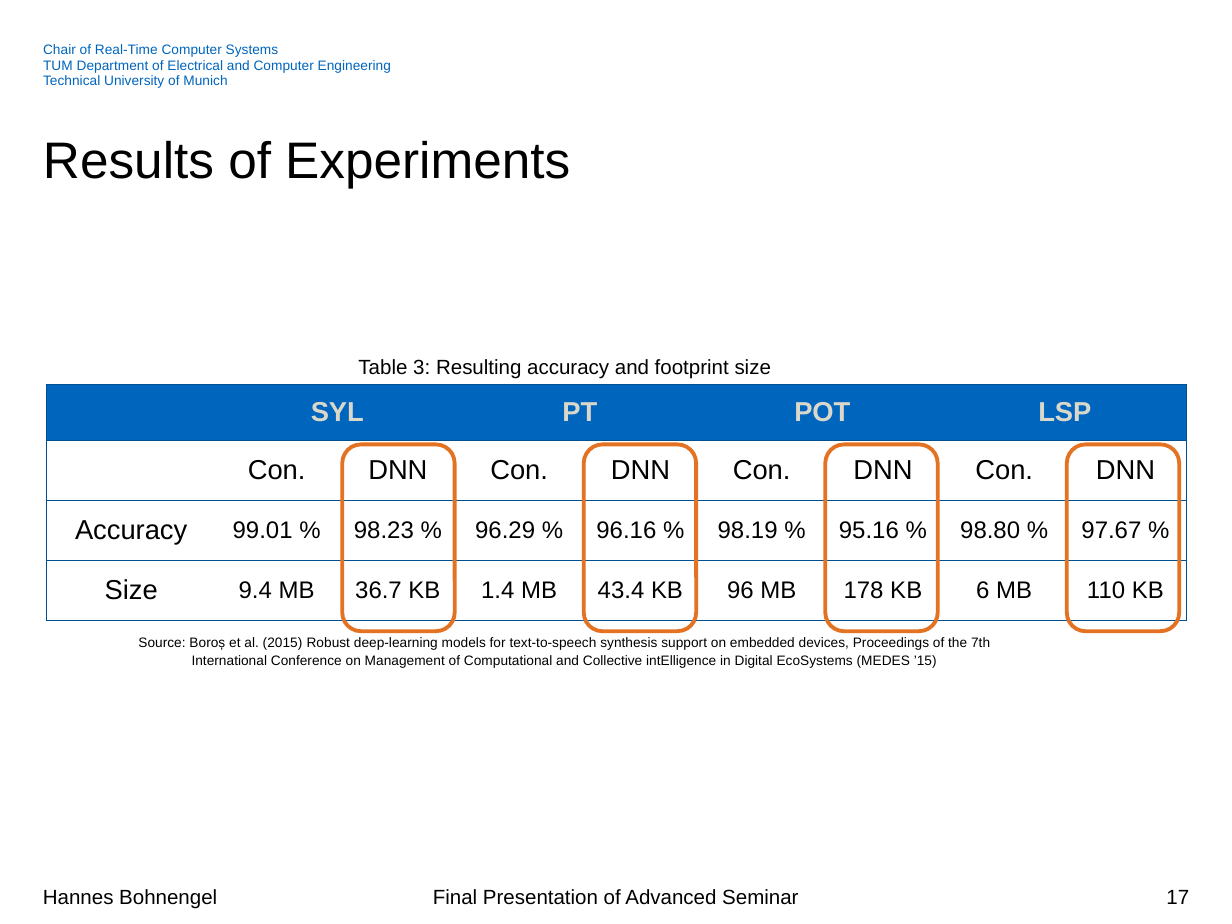
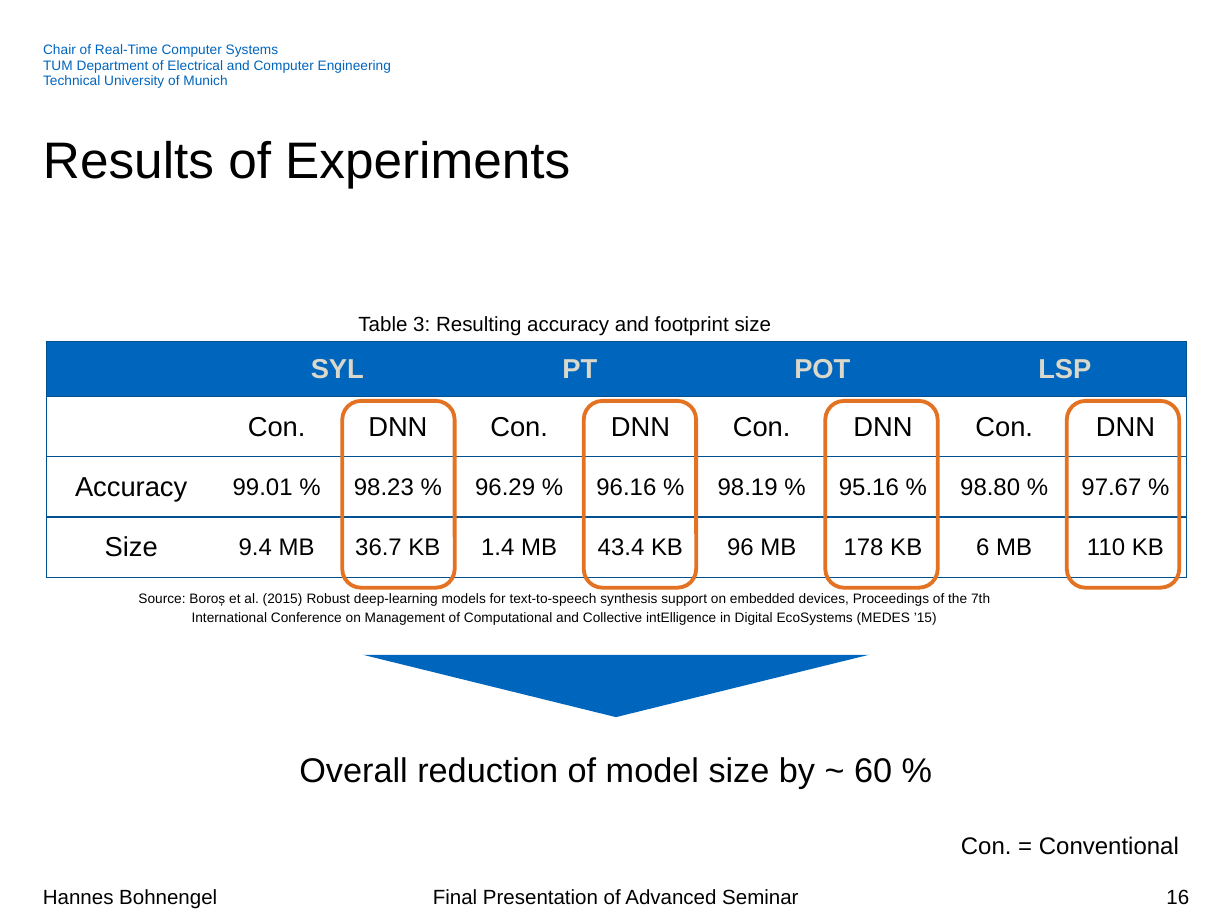
Before and after one commit to hannesb0/deeplearning, a slide deck: slide 16 of pres/Final_Presentation_V02.pptx (slide 17 before the commit). Drawn at 1232x924 pixels with LibreOffice and Linux fonts; fonts in the diff are those of the drawing; background and template pictures are left out. Boxes give left, top, right and bottom in pixels: in the first picture for what was removed or moved away, otherwise in the second. Text is boxed around its words. In the diff, an @@ line names an element or a change of style, - is before the commit and + after.

```diff
--- a/pres/Final_Presentation_V02.pptx
+++ b/pres/Final_Presentation_V02.pptx
@@ 4 rounded rectangles, 2 texts, 1 table: place and size @@
-4 rounded rectangles, 2 texts, 1 table at box(47, 359, 1183, 668)
+4 rounded rectangles, 2 texts, 1 table at box(47, 316, 1183, 625)
@@ triangle added at box(363, 655, 870, 718), fill #0065BD @@
@@ text added at box(299, 757, 892, 789), 20 pt, text #000000 @@
+Overall reduction of model size by ~ 60 %
@@ text added at box(961, 836, 1179, 855), 14 pt, text #000000 @@
+Con. = Conventional
@@ page number at box(1166, 889, 1189, 905): text changed @@
-17
+16
```
Also in this commit, not shown: 8 other slides changed, 1 slide added, 3 slides removed.
